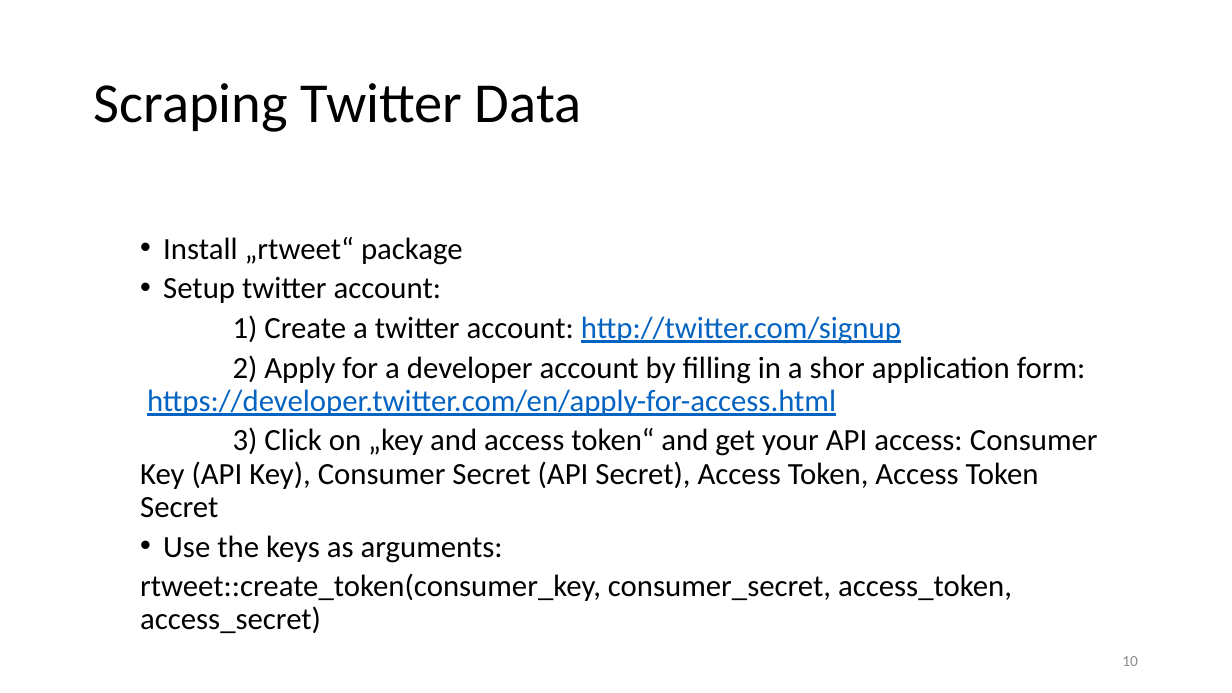
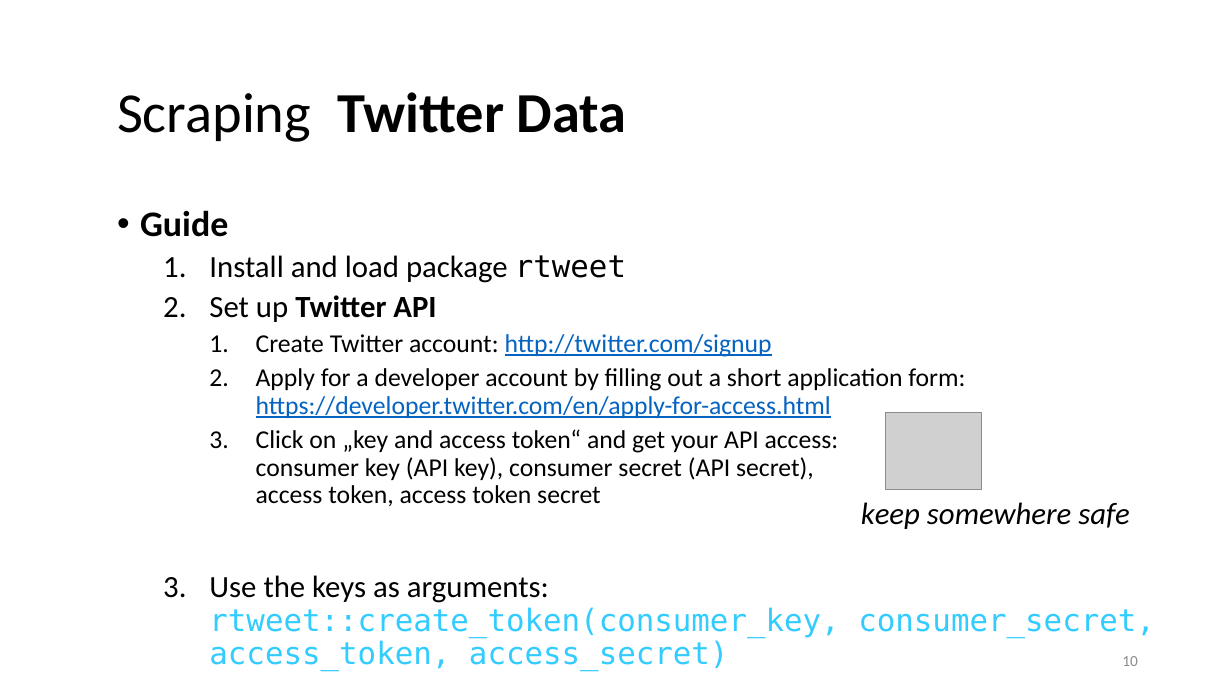
Before and after one commit to lisa-wm/consulting, a slide deck: slide 10 of 5_seminar/Contents_Part_02/Präsentation_Teil2_Lisa.pptx. Drawn at 1232x693 pixels with LibreOffice and Linux fonts; fonts in the diff are those of the drawing; grey boxes stand for pictures. Boxes give left, top, right and bottom in pixels: in the first picture for what was removed or moved away, otherwise in the second. Text is boxed around its words. In the diff, an @@ line names an element or a change of style, - is before the commit and + after.

Commit message:
revised twitter demo and part of ppt two

```diff
--- a/5_seminar/Contents_Part_02/Präsentation_Teil2_Lisa.pptx
+++ b/5_seminar/Contents_Part_02/Präsentation_Teil2_Lisa.pptx
@@ title "Scraping Twitter Data": place and size @@
-title "Scraping Twitter Data" at <box>94,83,582,132</box>
+title "Scraping Twitter Data" at <box>117,92,627,142</box>
@@ title "Scraping Twitter Data" at <box>117,92,627,142</box>: bold on in "Twitter Data" @@
@@ text at <box>140,210,1155,671</box>: text changed; size 24 to 20 pt @@
-  • Install „rtweet“ package
-  • Setup twitter account:
-  1) Create a twitter account: http://twitter.com/signup
-  2) Apply for a developer account by filling in a shor application form: https://developer.twitter.com/en/apply-for-access.html
-  3) Click on „key and access token“ and get your API access: Consumer Key (API Key), Consumer Secret (API Secret), Access Token, Access Token Secret
-  • Use the keys as arguments:
-  rtweet::create_token(consumer_key, consumer_secret, access_token, access_secret)
+• Guide
+  1. Install and load package rtweet
+  2. Set up Twitter API
+    1. Create Twitter account: http://twitter.com/signup
+    2. Apply for a developer account by filling out a short application form:
+       https://developer.twitter.com/en/apply-for-access.html
+    3. Click on „key and access token“ and get your API access:
+       consumer key (API key), consumer secret (API secret),
+       access token, access token secret
+  3. Use the keys as arguments: rtweet::create_token(consumer_key, consumer_secret, access_token, access_secret)
@@ picture added at <box>886,412,982,489</box> @@
@@ text added at <box>861,502,1129,529</box>, 24 pt, text #000000, italic @@
+keep somewhere safe
```
Also in this commit, not shown: 5 other slides changed, 4 slides added, 1 slide removed, 5 other files.
